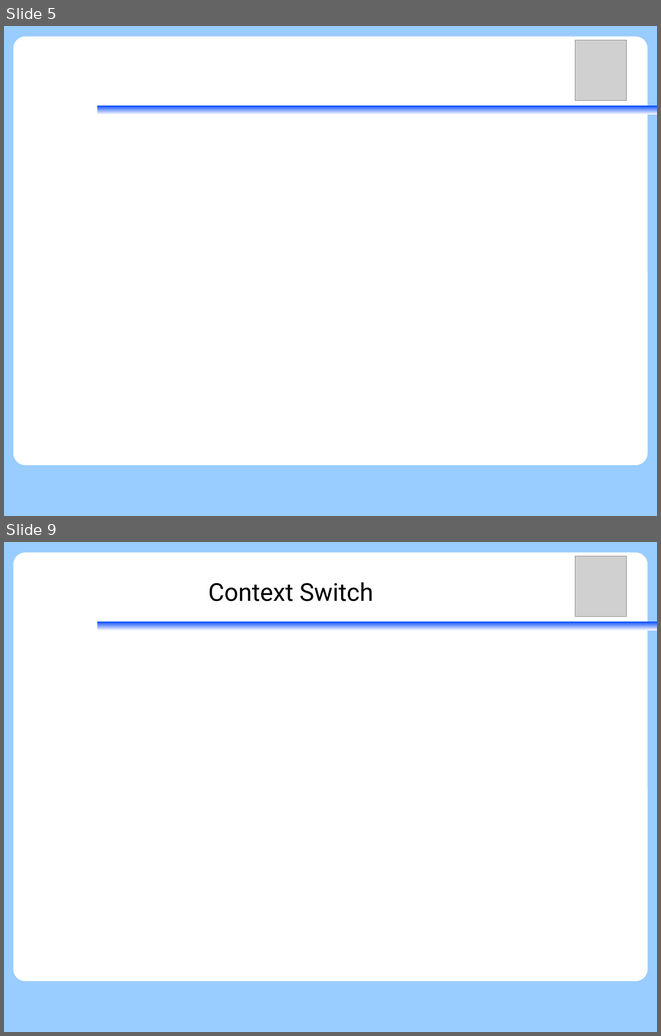
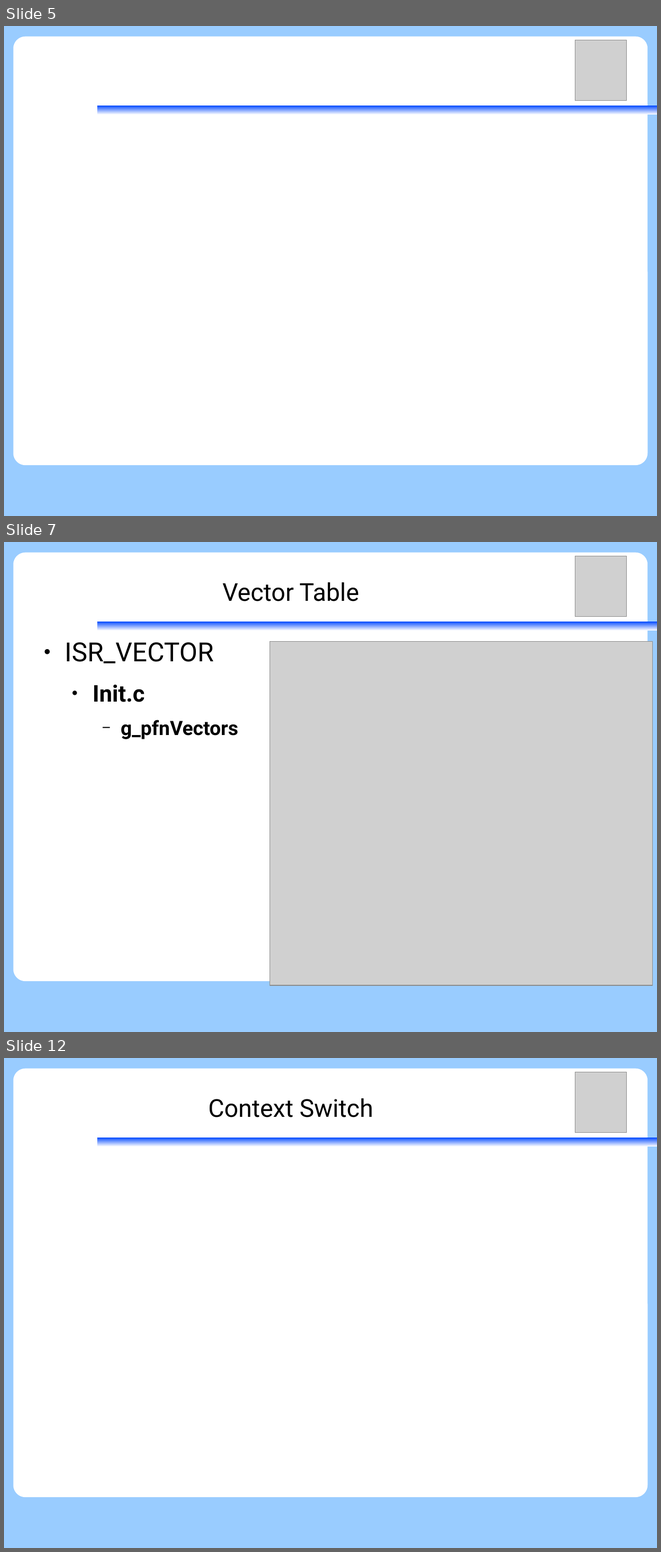
Before and after one commit to vh21/documents, a slide deck: ukernel/f9-microkernel-mcu-integration.odp. Shown one above the other, each under a label of ours: slides 5 and 9 before the commit, slides 5, 7 and 12 after it; the slides between them are not shown. The pictures are 661x1036 and 661x1552 pixels, drawn with LibreOffice and Linux fonts; fonts in the diff are those of the drawing; grey boxes stand for pictures. Boxes give left, top, right and bottom in pixels: in the first picture for what was removed or moved away, otherwise in the second. Text is boxed around its words. In the diff, an @@ line names an element or a change of style, - is before the commit and + after.

Commit message:
ukernel: f9kernel: add interrupt vectors to mcu integration

```diff
--- a/ukernel/f9-microkernel-mcu-integration.odp
+++ b/ukernel/f9-microkernel-mcu-integration.odp
@@ slide 7 added at bbox=[4, 542, 657, 1032], background #99CCFF; not listed: 3 template elements that a slide beside it also shows @@
@@ picture added at bbox=[576, 556, 627, 617] @@
@@ title added at bbox=[222, 582, 359, 601], 30 pt, text #000000 @@
+Vector Table
@@ text added at bbox=[64, 642, 238, 739], 24 pt, text #000000, bold @@
+● ISR_VECTOR
+  ● Init.c
+    − g_pfnVectors
@@ picture added at bbox=[270, 642, 653, 985] @@
@@ what was slide 9 is now slide 12 @@
```
Also in this commit, not shown: 5 other slides added, 3 slides removed.
